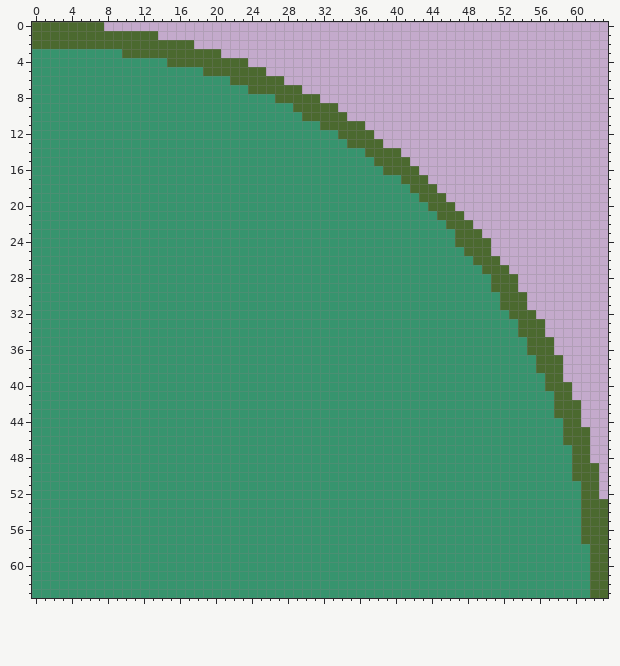
One commit to this pixel-art file: Aseprite/base1.aseprite. The picture above is the old version.
64x64 pixels, 1 frame.
Now the later version:
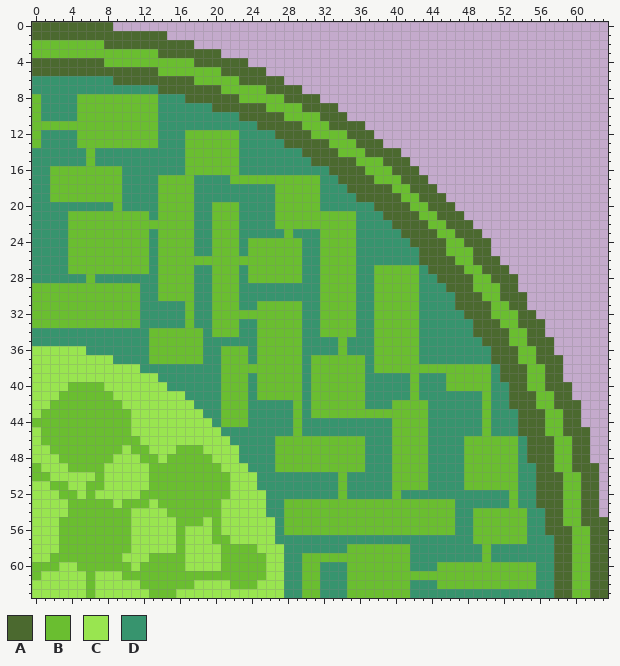
Palette (. is transparent): A #4b692f  B #6abe30  C #99e550  D #37946e
The exact change:
Changed rows in their new state; - is an unchanged pixel.
first column x 0:
 0 --------A-------------------------------------------------------
 1 --------------A-------------------------------------------------
 2 BBBBBBBB--------------------------------------------------------
 3 BBBBBBBBBBBBBB--------------------------------------------------
 4 AAAAAAAABBBBBBBBBB----------------------------------------------
 5 AAAAAAAAAAAAAABBBBBBB-------------------------------------------
 6 ---------AAAAAAAAABBBBB-----------------------------------------
 7 --------------AAAAAAABBBBB--------------------------------------
 8 B----BBBBBBBBB---AAAAAABBBBB------------------------------------
 9 B----BBBBBBBBB------AAAAAABBBB----------------------------------
10 B----BBBBBBBBB---------AAAAABBBB--------------------------------
11 BBBBBBBBBBBBBB-----------AAAAABBB-------------------------------
12 B----BBBBBBBBB---BBBBBB----AAAABBBB-----------------------------
13 B----BBBBBBBBB---BBBBBB-----AAAAABBB----------------------------
14 ------B----------BBBBBB-------AAAABBB---------------------------
15 ------B----------BBBBBB--------AAAAABBB-------------------------
16 --BBBBBBBB-------BBBBBB----------AAAABBB------------------------
17 --BBBBBBBB----BBBB----BBBBBBBBBB--AAAABBB-----------------------
18 --BBBBBBBB----BBBB---------BBBBB---AAAAABB----------------------
19 --BBBBBBBB----BBBB---------BBBBB----AAAAABB---------------------
20 ---------B----BBBB--BBB----BBBBB------AAAABB--------------------
21 ----BBBBBBBBB-BBBB--BBB----BBBBBBBBB---AAAABB-------------------
22 ----BBBBBBBBBBBBBB--BBB----BBBBBBBBB----AAAABB------------------
23 ----BBBBBBBBB-BBBB--BBB-----B---BBBB-----AAAABB-----------------
24 ----BBBBBBBBB-BBBB--BBB-BBBBBB--BBBB------AAAABB----------------
25 ----BBBBBBBBB-BBBB--BBB-BBBBBB--BBBB-------AAABBB---------------
26 ----BBBBBBBBB-BBBBBBBBBBBBBBBB--BBBB-------AAAABB---------------
27 ----BBBBBBBBB-BBBB--BBB-BBBBBB--BBBB--BBBBB-AAAABB--------------
28 ------B-------BBBB--BBB-BBBBBB--BBBB--BBBBB--AAAABB-------------
29 BBBBBBBBBBBB--BBBB--BBB---------BBBB--BBBBB---AAABBB------------
30 BBBBBBBBBBBB--BBBB--BBB---------BBBB--BBBBB----AAABB------------
31 BBBBBBBBBBBB-----B--BBB--BBBBB--BBBB--BBBBB----AAAABB-----------
32 BBBBBBBBBBBB-----B--BBBBBBBBBB--BBBB--BBBBB-----AAABBB----------
33 BBBBBBBBBBBB-----B--BBB--BBBBB--BBBB--BBBBB------AAABB----------
34 -------------BBBBBB-BBB--BBBBB--BBBB--BBBBB------AAAABB---------
35 -------------BBBBBB------BBBBB----B---BBBBB-------AAABB---------
36 CCCCCC-------BBBBBB--BBB-BBBBB----B---BBBBB--------AAABB--------
37 CCCCCCCCC----BBBBBB--BBB-BBBBB-BBBBBB-BBBBB--------AAABB--------
38 CCCCCCCCCCCC---------BBBBBBBBB-BBBBBB-BBBBBBBBBBBBB-AAABB-------
39 CCCCCCCCCCCCCC-------BBB-BBBBB-BBBBBB-----B---BBBBB-AAABB-------
40 CCCCBBBBCCCCCCC------BBB-BBBBB-BBBBBB-----B---BBBBB--AABB-------
41 CCCBBBBBBCCCCCCCC----BBB-BBBBB-BBBBBB-----B-------B--AAABB------
42 CCBBBBBBBBCCCCCCCC---BBB-----B-BBBBBB---BBBB------B--AAABB------
43 CBBBBBBBBBBCCCCCCCC--BBB-----B-BBBBBBBBBBBBB------B---AAABB-----
44 BBBBBBBBBBBCCCCCCCCC-BBB-----B----------BBBB------B---AAABB-----
45 CBBBBBBBBBBCCCCCCCCCC--------B----------BBBB------B---AAABB-----
46 CBBBBBBBBBBBCCCCCCCCCC-----BBBBBBBBBB---BBBB----BBBBBB-AAABB----
47 CCBBBBBBBBCBBCCCBBBCCCC----BBBBBBBBBB---BBBB----BBBBBB-AAABB----
48 CCCBBBBBBCCCBBCBBBBBCCC----BBBBBBBBBB---BBBB----BBBBBB-AAABB----
49 BCCCBBBBCCCCCBBBBBBBBCCC---BBBBBBBBBB---BBBB----BBBBBB--AABB----
50 BBCCCCCBCCCCCBBBBBBBBBCCC---------B-----BBBB----BBBBBB--AAABB---
51 CCBBCCBBCCCCCBBBBBBBBBCCC---------B-----BBBB----BBBBBB--AAABB---
52 CCCBBCBCCCCCBBBBBBBBBBCCCC--------B-----B------------B--AAABB---
53 CCCCBBBBBCBBBCBBBBBBBCCCCC--BBBBBBBBBBBBBBBBBBB------B--AAABB--.
54 CCCCBBBBBBBCCCCBBBBBBCCCCC--BBBBBBBBBBBBBBBBBBB--BBBBBB--AABB--.
55 CCCBBBBBBBBCCCCCBBBCBCCCCCC-BBBBBBBBBBBBBBBBBBB--BBBBBB--AABB---
56 CCCBBBBBBBBCCCCCBCCCBCCCCCC-BBBBBBBBBBBBBBBBBBB--BBBBBB--AAABB--
57 CCCBBBBBBBBCCCCCBCCCBBCCCCC----------------------BBBBBB---AABB--
58 CCCBBBBBBBBCCCCCBCCCCBBBBCCC-------BBBBBBB--------B-------AABB--
59 CCBBBBBBBBCCCBBBBCCCCBBBBBCC--BBBBBBBBBBBB--------B-------AABB--
60 BBBCCBBBBBBCBBBBBCCCCBBBBBCC--BB---BBBBBBB---BBBBBBBBBBB--AABB--
61 BCCCCCBCCCBBBBBBBBBBBBBBBBCC--BB---BBBBBBBBBBBBBBBBBBBBB--AABB--
62 CCCCCCBCCCCCBBBBBBCCCCBBBCCC--BB---BBBBBBB---BBBBBBBBBBB--AABB--
63 CCCCCCBCCCCCCBBBCCCCCCCCCCCC--BB---BBBBBBB----------------AABB--
